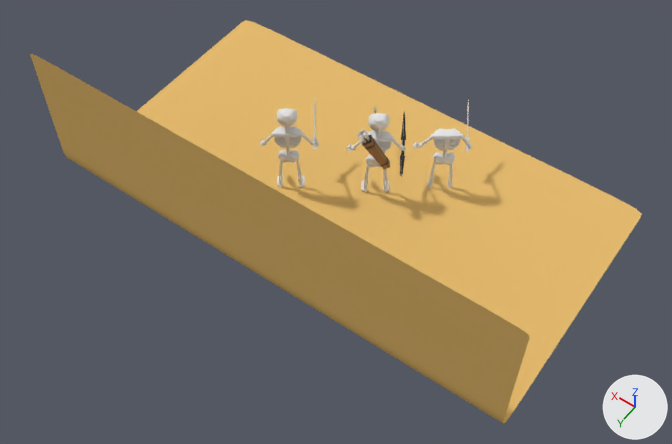
Two versions of the Blender file Blender/Entrega.blend, one commit apart.
One viewpoint serves both versions: a 50 mm camera at (-17.9, 27.9, 39.1) aimed at (-1.7, 5.2, 3.6). The lights are fixed; the arrows at lower right show +X, +Y and +Z.
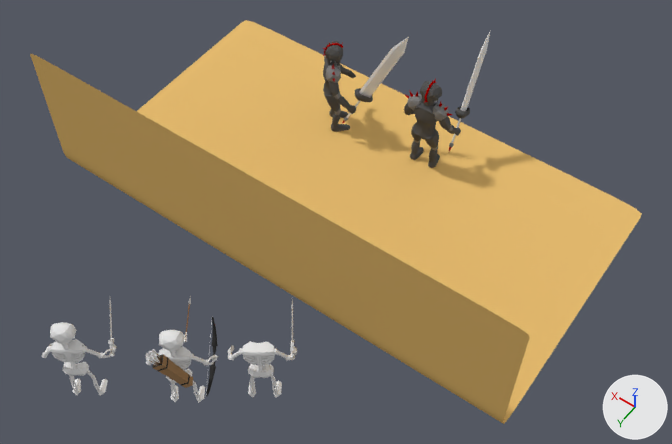
Where the change shows, as pixel boxes [x1, y1, x2, y2] in the pictures (672 x 444 px):
'Cube.001', moved
    before: [347, 107, 406, 193]
    after: [145, 298, 218, 403]
'Cube.002', moved
    before: [260, 102, 319, 188]
    after: [42, 299, 117, 396]
'Cube.004', added
    after: [404, 32, 490, 168]
    faces in mat_material_019 (dark grey #575757): [404, 81, 470, 168]
    faces in mat_material_017 (white #e7e7e7): [434, 32, 490, 143]
    faces in mat_material_021 (grey #818181): [408, 94, 454, 151]
    faces in mat_material_020 (red #a80200): [404, 78, 452, 151]
'Cube', moved
    before: [413, 100, 472, 189]
    after: [228, 300, 297, 398]
'Cube.003', added
    after: [323, 37, 409, 132]
    faces in mat_material_013 (dark grey #575757): [323, 41, 373, 132]
    faces in mat_material_000 (white #e7e7e7): [330, 37, 409, 118]
    faces in mat_material_016 (grey #818181): [324, 55, 348, 121]

Patch to the scene script:
```diff
--- a/Blender/Entrega.blend.py
+++ b/Blender/Entrega.blend.py
@@ ob_cube_001 @@
 ob_cube_001 = bpy.data.objects.new('Cube.001', me_cube_001)
-ob_cube_001.location = (-0.61, -0.02, 0.04)
+ob_cube_001.location = (-0.61, 15.49, 0.04)
 ob_cube_001.rotation_euler = (0.0, 0.0, -2.527)  # degrees (0, 0, -145)
@@ ob_cube @@
 ob_cube = bpy.data.objects.new('Cube', me_cube_002)
-ob_cube.location = (-3.3, -2.36, -0.13)
+ob_cube.location = (-3.3, 13.15, -0.13)
 ob_cube.rotation_euler = (0.0, 0.0, -2.527)  # degrees (0, 0, -145)
@@ ob_cube_002 @@
 ob_cube_002 = bpy.data.objects.new('Cube.002', me_cube_003)
-ob_cube_002.location = (3.37, 2.35, -0.01)
+ob_cube_002.location = (3.37, 17.87, -0.01)
 ob_cube_002.rotation_euler = (0.0, 0.0, -2.527)  # degrees (0, 0, -145)
@@ ob_cube_004 @@
+ob_cube_004 = bpy.data.objects.new('Cube.004', me_cube_000)  # 1604 vertices, 1641 faces; spans x -4.3..4.1, y -3.3..8.1, z -9.4..9.7; in mat_material_017 (white #e7e7e7), mat_material_018 (red #920402), mat_material_019 (dark grey #575757), mat_material_020 (red #a80200), mat_material_021 (grey #818181)
+ob_cube_004.location = (-1.58, -3.98, 3.63)
+ob_cube_004.rotation_euler = (0.0, 0.0, -3.072)  # degrees (0, 0, -176)
+ob_cube_004.scale = (0.387, 0.387, 0.387)
@@ ob_cube_003 @@
+ob_cube_003 = bpy.data.objects.new('Cube.003', me_cube_010)  # 1604 vertices, 1641 faces; spans x -4.3..4.1, y -3.3..8.1, z -9.4..9.7; in mat_material_000 (white #e7e7e7), mat_material (red #920402), mat_material_013 (dark grey #575757), mat_material_015 (red #a80200), mat_material_016 (grey #818181)
+ob_cube_003.location = (3.74, -3.32, 3.63)
+ob_cube_003.rotation_euler = (0.0, 0.0, 2.262)  # degrees (0, 0, 130)
+ob_cube_003.scale = (0.387, 0.387, 0.387)
```
